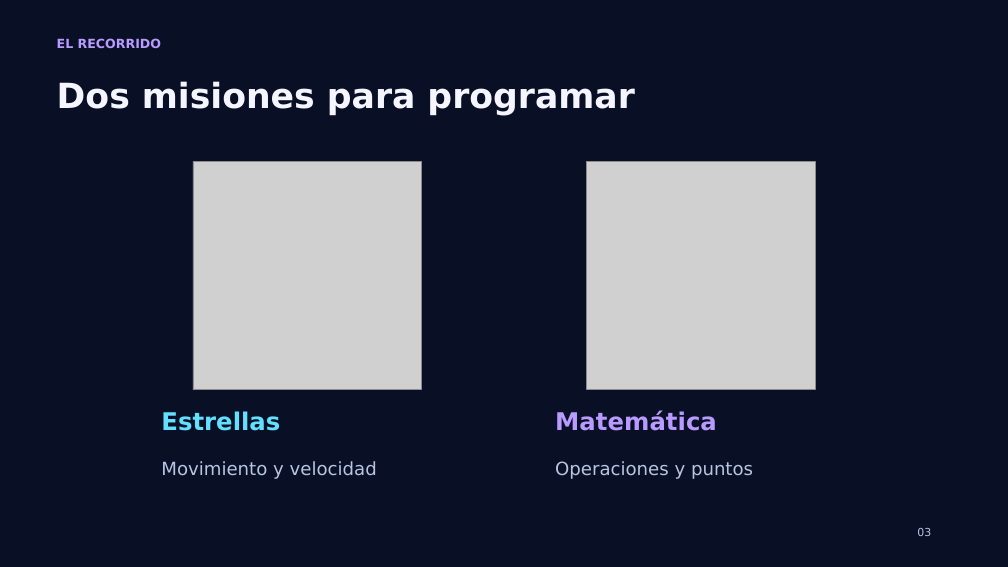
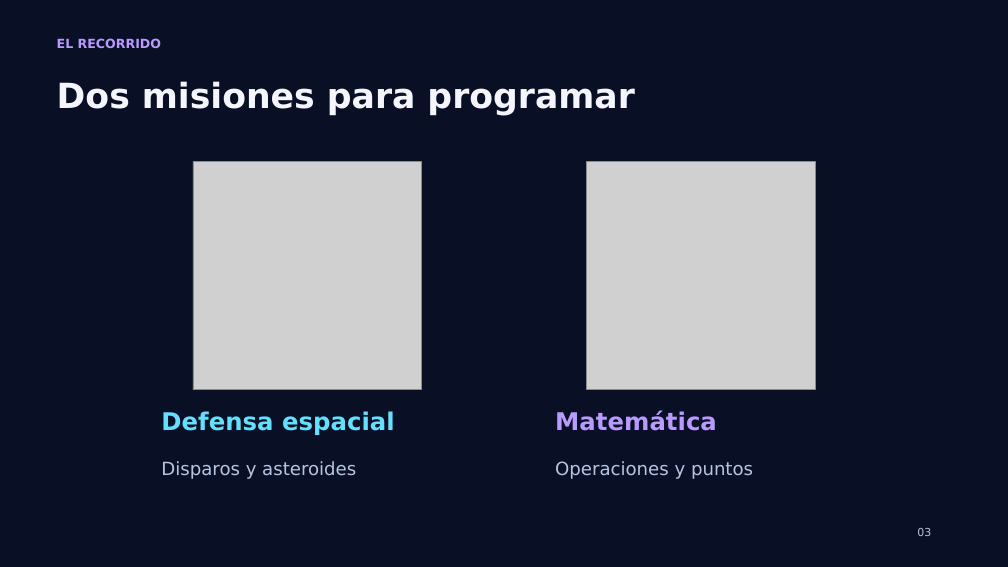
Before and after one commit to PaoloPelaezVillanueva/wie-chincha, a slide deck: slide 3 of Mision_WIE_Chincha_Taller.pptx. Drawn at 1008x567 pixels with LibreOffice and Linux fonts; fonts in the diff are those of the drawing; grey boxes stand for pictures. Boxes give left, top, right and bottom in pixels: in the first picture for what was removed or moved away, otherwise in the second. Text is boxed around its words. In the diff, an @@ line names an element or a change of style, - is before the commit and + after.

Commit message:
Turn first game into asteroid defense and organize HTML

```diff
--- a/Mision_WIE_Chincha_Taller.pptx
+++ b/Mision_WIE_Chincha_Taller.pptx
@@ text at box(161, 411, 395, 435): text changed @@
-Estrellas
+Defensa espacial
@@ text at box(161, 461, 356, 479): text changed @@
-Movimiento y velocidad
+Disparos y asteroides
```
Also in this commit, not shown: 1 other slide changed, 12 other files.
